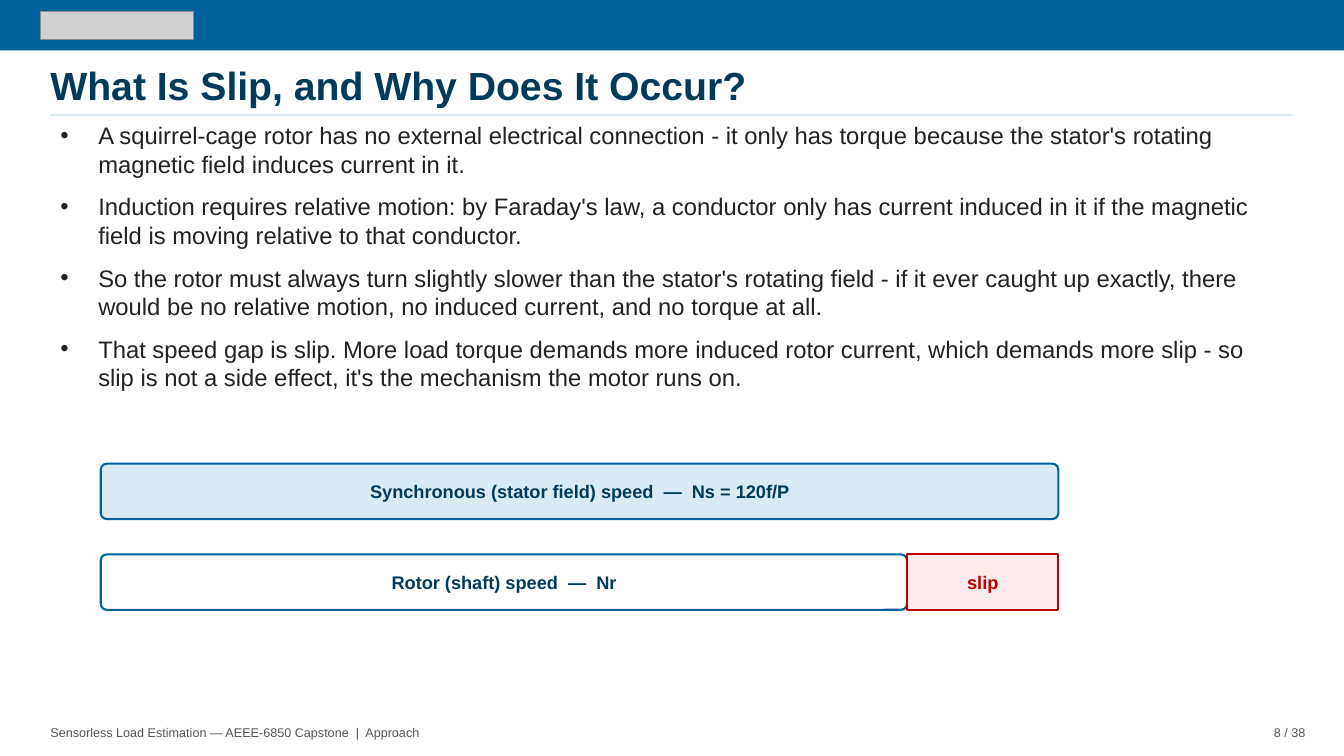
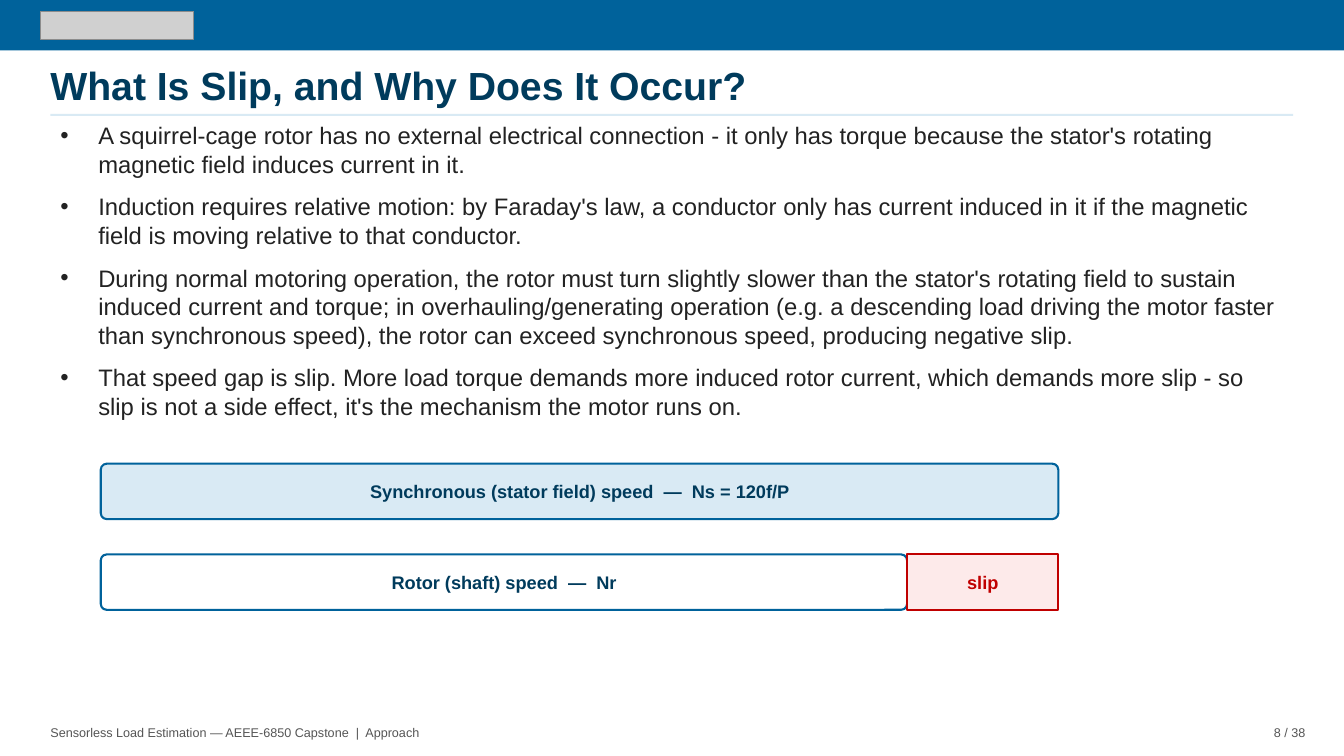
Before and after one commit to David-4529/Capstone, a slide deck: slide 8 of docs/paper/Sensorless_Load_Estimation_Deck_Rev17.pptx. Drawn at 1344x756 pixels with LibreOffice and Linux fonts; fonts in the diff are those of the drawing; grey boxes stand for pictures. Boxes give left, top, right and bottom in pixels: in the first picture for what was removed or moved away, otherwise in the second. Text is boxed around its words. In the diff, an @@ line names an element or a change of style, - is before the commit and + after.

```diff
--- a/docs/paper/Sensorless_Load_Estimation_Deck_Rev17.pptx
+++ b/docs/paper/Sensorless_Load_Estimation_Deck_Rev17.pptx
@@ text at <box>98,269,1274,349</box>: text changed @@
-• So the rotor must always turn slightly slower than the stator's rotating field - if it ever caught up exactly, there would be no relative motion, no induced current, and no torque at all.
+• During normal motoring operation, the rotor must turn slightly slower than the stator's rotating field to sustain induced current and torque; in overhauling/generating operation (e.g. a descending load driving the motor faster than synchronous speed), the rotor can exceed synchronous speed, producing negative slip.
```
Also in this commit, not shown: 8 other slides changed.
